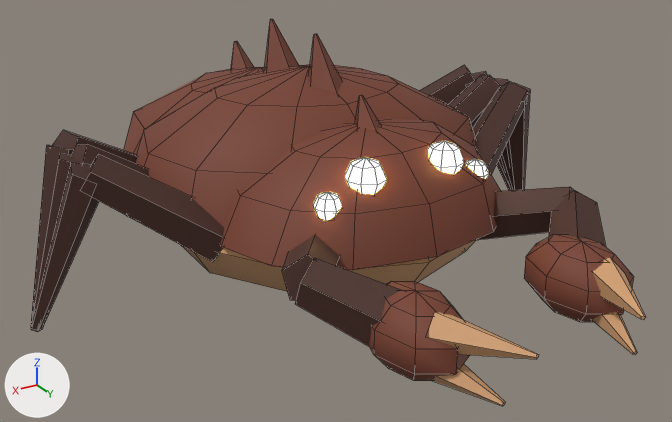
The FBX model assets/models/creatures/Cragskitter.fbx, before and after one commit.
Rendered twice from a camera (50 mm lens) standing at (4.82, 8.61, 4.87) and looking at (0.22, 0.94, 1.03). The axes (+X, +Y, +Z) are drawn at lower left. The lights are the same throughout. The first picture is the older version. Mesh edges are drawn as thin lines. Where no turn or scale is listed for an object, it has been applied to the vertices. Vertices at exactly the same position are counted once.

Objects in the first picture: 'Body_Belly', 'Body_Glow', 'Body_Legs', 'Body_Shell'.
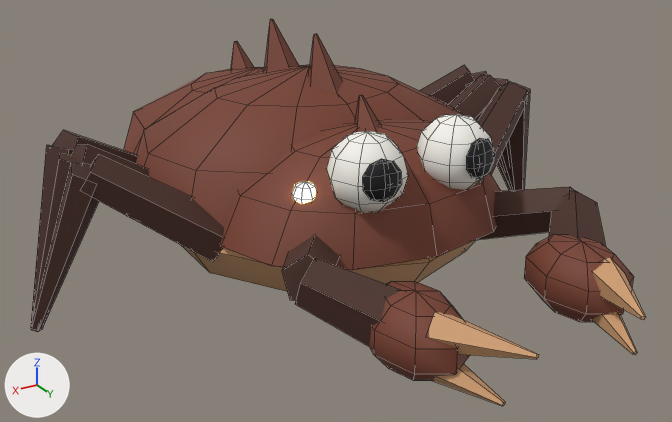
The change, as a diff of the scene's bpy script:
```diff
--- a/assets/models/creatures/Cragskitter.fbx.py
+++ b/assets/models/creatures/Cragskitter.fbx.py
@@ mat_sclera @@
+mat_sclera = principled_material('Sclera')
+mat_sclera.base_color = (0.924, 0.908, 0.843)  # white #f6f4ed
+mat_sclera.roughness = 0.7
@@ mat_pupil @@
+mat_pupil = principled_material('Pupil')
+mat_pupil.base_color = (0.00293, 0.00226, 0.00456)  # black #0a070e
+mat_pupil.roughness = 0.7
@@ me_body_glow @@
 # used by ob_body_glow; location = (0.0, 0.0, 0.0)
-me_body_glow.from_pydata(...)  # 104 vertices, 128 faces; spans x -0.99..0.99, y 1.65..2.05, z 1.41..1.95
+me_body_glow.from_pydata(...)  # 52 vertices, 64 faces; spans x -1.08..1.08, y 1.47..1.73, z 1.47..1.73
+# me_body_glow part 1: the loose piece of 26 vertices spanning x -0.99..-0.71, y 1.71..1.99, z 1.41..1.69 is moved by (-0.1, -0.25, 0.05)
+# me_body_glow part 2: the loose piece of 26 vertices spanning x 0.71..0.99, y 1.71..1.99, z 1.41..1.69 is moved by (0.1, -0.25, 0.05)
+# me_body_glow part 3: the loose piece of 26 vertices spanning x -0.65..-0.25, y 1.65..2.05, z 1.55..1.95 is deleted
+# me_body_glow part 4: the loose piece of 26 vertices spanning x 0.25..0.65, y 1.65..2.05, z 1.55..1.95 is deleted
 me_body_glow.materials.append(mat_glow)
@@ me_body_sclera @@
+me_body_sclera.from_pydata(...)  # a UV sphere (8 segments, 6 rings, poles along z) spanning x -0.88..-0.12, y 1.57..2.33, z 1.47..2.23; a UV sphere (8 segments, 6 rings, poles along z) spanning x 0.12..0.88, y 1.57..2.33, z 1.47..2.23
+me_body_sclera.materials.append(mat_sclera)  # white #f6f4ed
@@ me_body_pupil @@
+me_body_pupil.from_pydata(...)  # 68 vertices, 80 faces; spans x -0.735..0.735, y 2.207..2.337, z 1.686..2.079
+me_body_pupil.materials.append(mat_pupil)  # black #0a070e
@@ ob_body_sclera @@
+ob_body_sclera = bpy.data.objects.new('Body_Sclera', me_body_sclera)
+ob_body_sclera.location = (0.0, 0.0, 0.0)
@@ ob_body_pupil @@
+ob_body_pupil = bpy.data.objects.new('Body_Pupil', me_body_pupil)
+ob_body_pupil.location = (0.0, 0.0, 0.0)
```

What differs and where, as boxes [x1, y1, x2, y2] in the pictures (672 x 422 px; the box of a moved part takes in the faces that stretch with it):
'Body_Sclera', added
    after: [326, 114, 492, 212]
'Body_Glow', reshaped
    before: [314, 141, 489, 221]
    after: [292, 181, 316, 204]
'Body_Pupil', added (black)
    after: [362, 138, 494, 202]
part 1 of me_body_glow, moved or reshaped (not visible afterwards)
    before: [466, 159, 489, 179]
part 2 of me_body_glow, moved or reshaped
    before: [314, 192, 341, 221]
    after: [292, 181, 316, 204]
part 3 of me_body_glow, deleted (beige)
    before: [428, 141, 464, 174]
part 4 of me_body_glow, deleted (beige)
    before: [346, 157, 387, 194]
